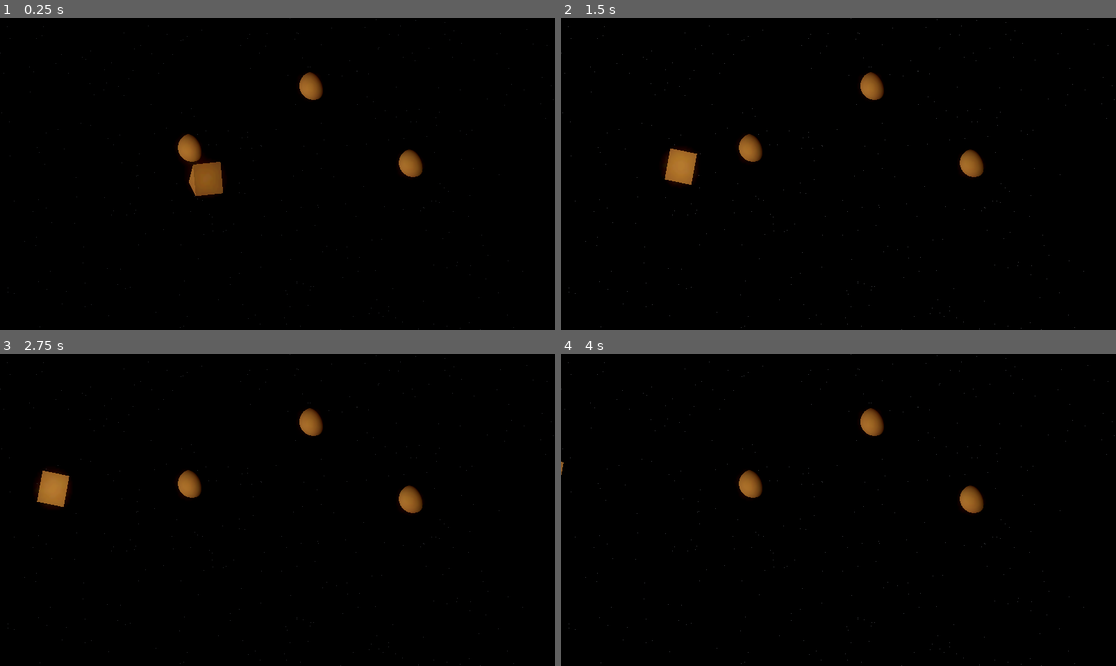
Above: before the commit, frames 1-4 (two rows, left to right).
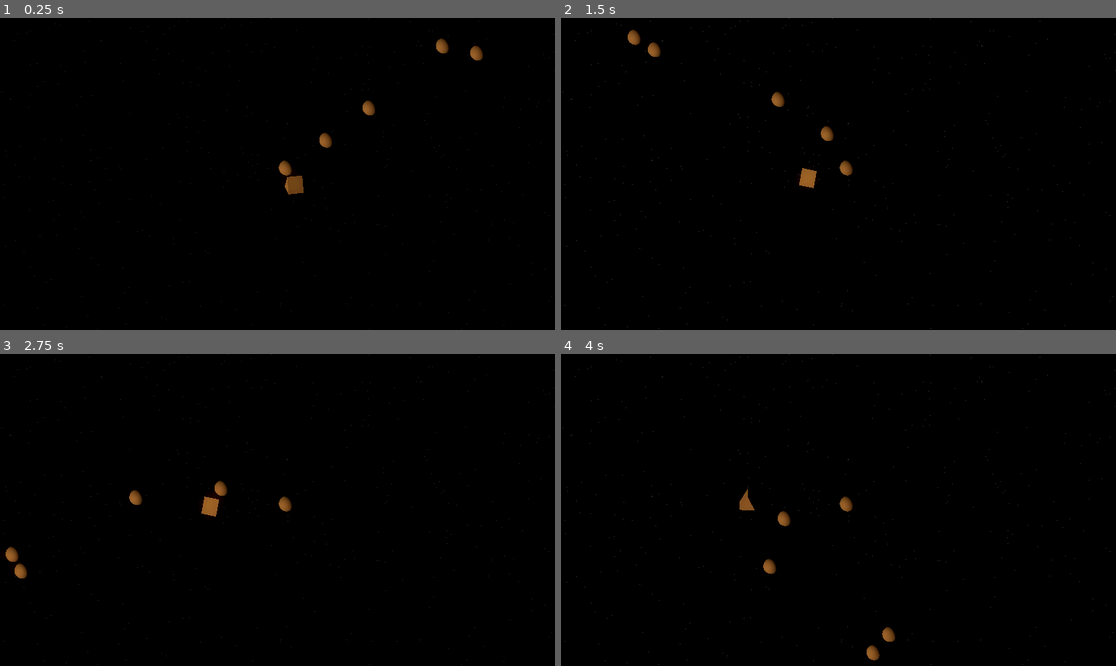
Above: after the commit, the same moments.

Repository: jsteele15/june-jam-space
Game: Godot game, scene res://world/space.tscn
Same seed, same stepped clock (60 frames per second), same inputs: the game is played once before the commit and once after it.
Inputs:
- Up to frame 1 (0.25 s): no input
- Up to frame 2 (1.5 s): hold Space (launch) 0.53-1.28 s; tap Space (launch) at 1.35 s
- Up to frame 3 (2.75 s): hold Space (launch) from 2.03 s (still down)
- Up to frame 4 (4 s): release Space (launch) at 2.78 s; tap Space (launch) at 2.85 s; hold Space (launch) from 3.53 s (still down)

The runs differ from the first frame. In frame 1, 2.3% of the frame differs, in the area x 0-100%, y 0-100%; in frame 2, 2.2%; in frame 3, 2.2%; in frame 4, 1.6%.

Commit message:
pivots
- using pivots to spin things around

Diff:
--- a/planet-spin/core/game_vars.gd
+++ b/planet-spin/core/game_vars.gd
@@ -1,6 +1,24 @@
 extends Node
 
 enum PLANETS {
-	None,
+	None = -1,
+	SUN,
+	MERCURY,
+	VENUS,
+	EARTH,
+	MOON,
+}
 
+
+var planet_stats : Dictionary = {
+	#radius, speed
+	PLANETS.SUN : [10, 2],
+	PLANETS.MERCURY : [10, 1.5],
+	PLANETS.VENUS : [14, 1.0],
+	PLANETS.EARTH : [18, 1.0],
+	PLANETS.MOON : [2, 1.0]
 }
+
+
+var fuel: int = 100
+var player_speed : int = 100
--- a/planet-spin/core/player.gd
+++ b/planet-spin/core/player.gd
@@ -12,7 +12,7 @@
 var firing_rockets : bool = false
 # Called when the node enters the scene tree for the first time.
 func _ready() -> void:
-	pass # Replace with function body.
+	pass
 
 
 # Called every frame. 'delta' is the elapsed time since the previous frame.
--- a/planet-spin/project.godot
+++ b/planet-spin/project.godot
@@ -26,6 +26,18 @@
 "events": [Object(InputEventKey,"resource_local_to_scene":false,"resource_name":"","device":-1,"window_id":0,"alt_press …(191 unchanged characters)…
 ]
 }
+rocketleft={
+"deadzone": 0.2,
+"events": [Object(InputEventKey,"resource_local_to_scene":false,"resource_name":"","device":-1,"window_id":0,"alt_pressed":false,"shift_pressed":false,"ctrl_pressed":false,"meta_pressed":false,"pressed":false,"keycode":0,"physical_keycode":65,"key_label":0,"unicode":97,"location":0,"echo":false,"script":null)
+, Object(InputEventKey,"resource_local_to_scene":false,"resource_name":"","device":-1,"window_id":0,"alt_pressed":false,"shift_pressed":false,"ctrl_pressed":false,"meta_pressed":false,"pressed":false,"keycode":0,"physical_keycode":4194319,"key_label":0,"unicode":0,"location":0,"echo":false,"script":null)
+]
+}
+rocketright={
+"deadzone": 0.2,
+"events": [Object(InputEventKey,"resource_local_to_scene":false,"resource_name":"","device":-1,"window_id":0,"alt_pressed":false,"shift_pressed":false,"ctrl_pressed":false,"meta_pressed":false,"pressed":false,"keycode":0,"physical_keycode":68,"key_label":0,"unicode":100,"location":0,"echo":false,"script":null)
+, Object(InputEventKey,"resource_local_to_scene":false,"resource_name":"","device":-1,"window_id":0,"alt_pressed":false,"shift_pressed":false,"ctrl_pressed":false,"meta_pressed":false,"pressed":false,"keycode":0,"physical_keycode":4194321,"key_label":0,"unicode":0,"location":0,"echo":false,"script":null)
+]
+}
 
 [physics]
 
--- /dev/null
+++ b/planet-spin/world/pivot.gd
@@ -0,0 +1,10 @@
+extends Node3D
+
+
+var spin_speed : float = 1.0
+
+func _ready() -> void:
+	spin_speed = randf_range(0.2, 1.0)
+
+func _on_timer_timeout() -> void:
+	self.rotation_degrees.y += spin_speed
--- /dev/null
+++ b/planet-spin/world/pivot.tscn
@@ -0,0 +1,12 @@
+[gd_scene format=3 uid="uid://bs416kogc5u0o"]
+
+[ext_resource type="Script" uid="uid://cqhmixtdtpncc" path="res://world/pivot.gd" id="1_mx5tg"]
+
+[node name="pivot" type="Node3D" unique_id=65756055]
+script = ExtResource("1_mx5tg")
+
+[node name="Timer" type="Timer" parent="." unique_id=341647918]
+wait_time = 0.009999999999999998
+autostart = true
+
+[connection signal="timeout" from="Timer" to="." method="_on_timer_timeout"]
--- a/planet-spin/world/planet.gd
+++ b/planet-spin/world/planet.gd
@@ -2,7 +2,3 @@
 
 @export var planets_sun : Planet
 @export var planet_name : int
-
-# Called when the node enters the scene tree for the first time.
-func _ready() -> void:
-	pass # Replace with function body.
--- a/planet-spin/world/space.gd
+++ b/planet-spin/world/space.gd
@@ -2,6 +2,7 @@
 
 @onready var player : Player = $Player
 @onready var planet_layer : Node = $planets
+@onready var game_camera : Camera3D = $"game camera"
 
 # Called when the node enters the scene tree for the first time.
 func _ready() -> void:
@@ -9,8 +10,7 @@
 
 
 # Called every frame. 'delta' is the elapsed time since the previous frame.
-func _process(delta: float) -> void:
-	pass
+
 
 
 func _input(event: InputEvent) -> void:
--- a/planet-spin/world/space.tscn
+++ b/planet-spin/world/space.tscn
@@ -3,6 +3,7 @@
 [ext_resource type="Script" uid="uid://cukne8hvo7tgt" path="res://world/space.gd" id="1_qhdaa"]
 [ext_resource type="PackedScene" uid="uid://cq0m6i8g3vtfr" path="res://world/planet.tscn" id="2_5adde"]
 [ext_resource type="PackedScene" uid="uid://cxbt46sleg46y" path="res://core/player.tscn" id="3_88r13"]
+[ext_resource type="PackedScene" uid="uid://bs416kogc5u0o" path="res://world/pivot.tscn" id="3_iyt27"]
 [ext_resource type="PackedScene" uid="uid://bnhe2jnrqgxdf" path="res://ui/game_camera.tscn" id="4_88r13"]
 [ext_resource type="Shader" uid="uid://c3ycrgf2k0w1w" path="res://world/space.gdshader" id="5_5emu0"]
 
@@ -10,9 +11,9 @@
 shader = ExtResource("5_5emu0")
 shader_parameter/star_density = 0.002000000095
 shader_parameter/star_brightness = 0.26000001235
-shader_parameter/nebula_strength = 0.098000004655
+shader_parameter/nebula_strength = 0.050000002375
 shader_parameter/nebula_color = Color(0.030206325, 0.09594732, 0.24406001, 1)
-shader_parameter/nebula_scale = 44.96
+shader_parameter/nebula_scale = 1.0
 shader_parameter/star_twinkle_speed = 2.34
 
 [sub_resource type="Sky" id="Sky_ceetw"]
@@ -35,17 +36,38 @@
 
 [node name="planets" type="Node" parent="." unique_id=149161201]
 
-[node name="planet" parent="planets" unique_id=976849000 instance=ExtResource("2_5adde")]
-transform = Transform3D(1, 0, 0, 0, 1, 0, 0, 0, 1, -3.595037, 0, 1.7545863)
+[node name="sun" parent="planets" unique_id=976849000 instance=ExtResource("2_5adde")]
 
-[node name="planet2" parent="planets" unique_id=484875515 instance=ExtResource("2_5adde")]
-transform = Transform3D(1, 0, 0, 0, 1, 0, 0, 0, 1, -3.9946356, 0, -4.5008216)
+[node name="pivot for merc" parent="planets" unique_id=65756055 instance=ExtResource("3_iyt27")]
 
-[node name="planet3" parent="planets" unique_id=1901946466 instance=ExtResource("2_5adde")]
-transform = Transform3D(1, 0, 0, 0, 1, 0, 0, 0, 1, 2.231673, 0, -3.4692774)
+[node name="mercury" parent="planets/pivot for merc" unique_id=484875515 node_paths=PackedStringArray("planets_sun") instance=ExtResource("2_5adde")]
+transform = Transform3D(1, 0, 0, 0, 1, 0, 0, 0, 1, -0.1164155, 0, -4.5008216)
+planets_sun = NodePath("../../sun")
+
+[node name="pivot for venus" parent="planets" unique_id=660495416 instance=ExtResource("3_iyt27")]
+
+[node name="venus" parent="planets/pivot for venus" unique_id=1901946466 node_paths=PackedStringArray("planets_sun") instance=ExtResource("2_5adde")]
+transform = Transform3D(1, 0, 0, 0, 1, 0, 0, 0, 1, -0.101533175, 0, -9.603501)
+planets_sun = NodePath("../../sun")
+planet_name = 1
+
+[node name="pivot" parent="planets" unique_id=1439536795 instance=ExtResource("3_iyt27")]
+
+[node name="earth" parent="planets/pivot" unique_id=1634039528 node_paths=PackedStringArray("planets_sun") instance=ExtResource("2_5adde")]
+transform = Transform3D(1, 0, 0, 0, 1, 0, 0, 0, 1, -0.101533175, 0, -19.022697)
+planets_sun = NodePath("../../sun")
+planet_name = 2
+
+[node name="pivot" parent="planets/pivot" unique_id=216822969 instance=ExtResource("3_iyt27")]
+transform = Transform3D(1, 0, 0, 0, 1, 0, 0, 0, 1, 0, 0, -18.67686)
+
+[node name="moon" parent="planets/pivot/pivot" unique_id=315837972 node_paths=PackedStringArray("planets_sun") instance=ExtResource("2_5adde")]
+transform = Transform3D(1, 0, 0, 0, 1, 0, 0, 0, 1, 2.3288538, 0, -0.28007317)
+planets_sun = NodePath("../../earth")
+planet_name = 3
 
 [node name="Player" parent="." unique_id=1247875391 instance=ExtResource("3_88r13")]
-transform = Transform3D(1, 0, 0, 0, 1, 0, 0, 0, 1, -2.79662, 0, 1.8700194)
+transform = Transform3D(1, 0, 0, 0, 1, 0, 0, 0, 1, -0.6433799, 0, 1.1178174)
 
 [node name="DirectionalLight3D" type="DirectionalLight3D" parent="." unique_id=1002330190]
 transform = Transform3D(1, 0, 0, 0, 1, 0, 0, 0, 1, -0.1676476, 0, 0)
@@ -55,6 +77,6 @@
 environment = SubResource("Environment_88r13")
 
 [node name="game camera" parent="." unique_id=1279937024 instance=ExtResource("4_88r13")]
-transform = Transform3D(0.6845557, -0.38304392, 0.62021035, 0.030129572, 0.8649553, 0.50094366, -0.7283377, -0.3242372, 0.603651, 2.9444575, 2.6122038, 3.8725955)
+transform = Transform3D(0.6845557, -0.38304392, 0.62021035, 0.030129572, 0.8649553, 0.50094366, -0.7283377, -0.3242372, 0.603651, 13.513142, 10.744469, 13.949797)
 projection = 1
-size = 11.0
+size = 20.010366
Not shown, added: planet-spin/world/pivot.gd.uid
